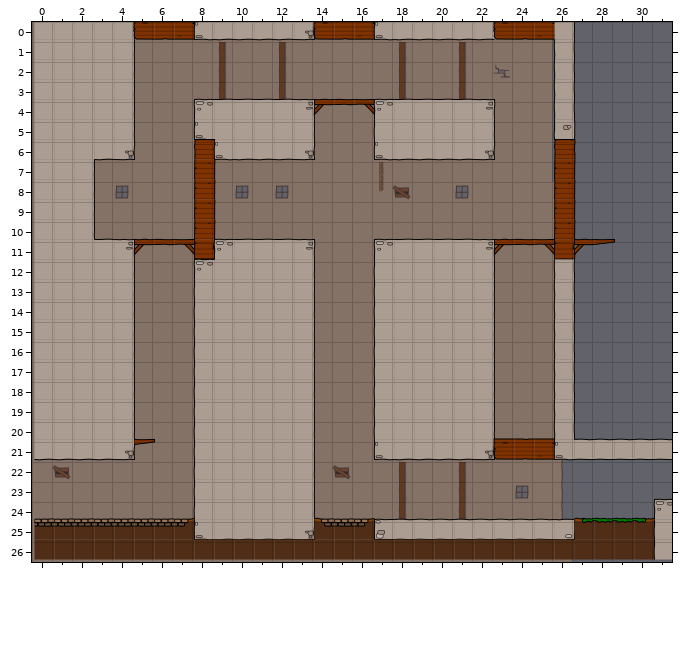
A Tiled map gets an edit: raw/levelconverter/maps/l03.tmx. Above: the version before the commit.
Cells are 40x40 px. Shown: x 0..31, y 0..26.
New version:
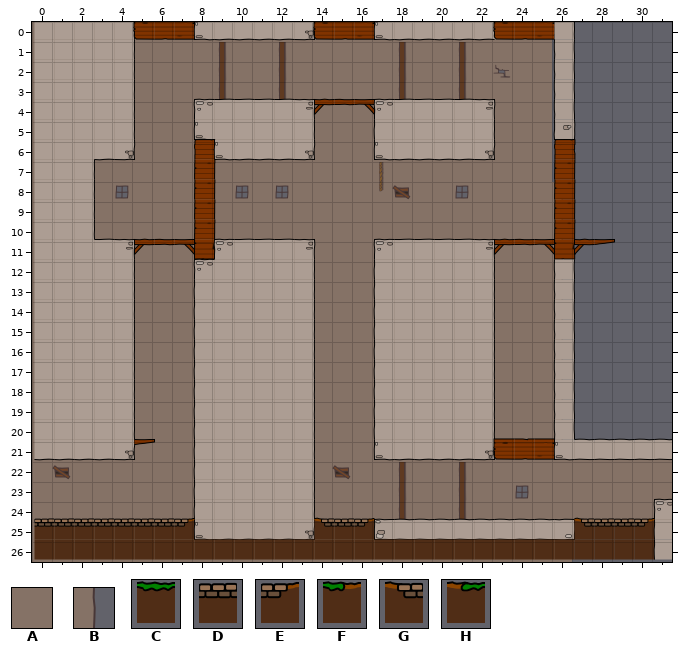
Key: from "background": A 9, B 10; from "world1": C 65, D 69, E 93, F 101, G 108, H 109.
_ is an empty cell.
From old to new:
{"where": "layer \"bg\""}
{"y":21,"x":26,"old":"B_____","new":"AAAAAA"}
{"y":22,"x":26,"old":"B_____","new":"AAAAAA"}
{"y":23,"x":26,"old":"B_____","new":"AAAAAA"}
{"y":24,"x":26,"old":"B_____","new":"AAAAAA"}
{"where": "layer \"walls\""}
{"y":25,"x":27,"old":"HCCF","new":"GDDE"}
{"label":"changed","picture_box":[561,442,672,527]}
